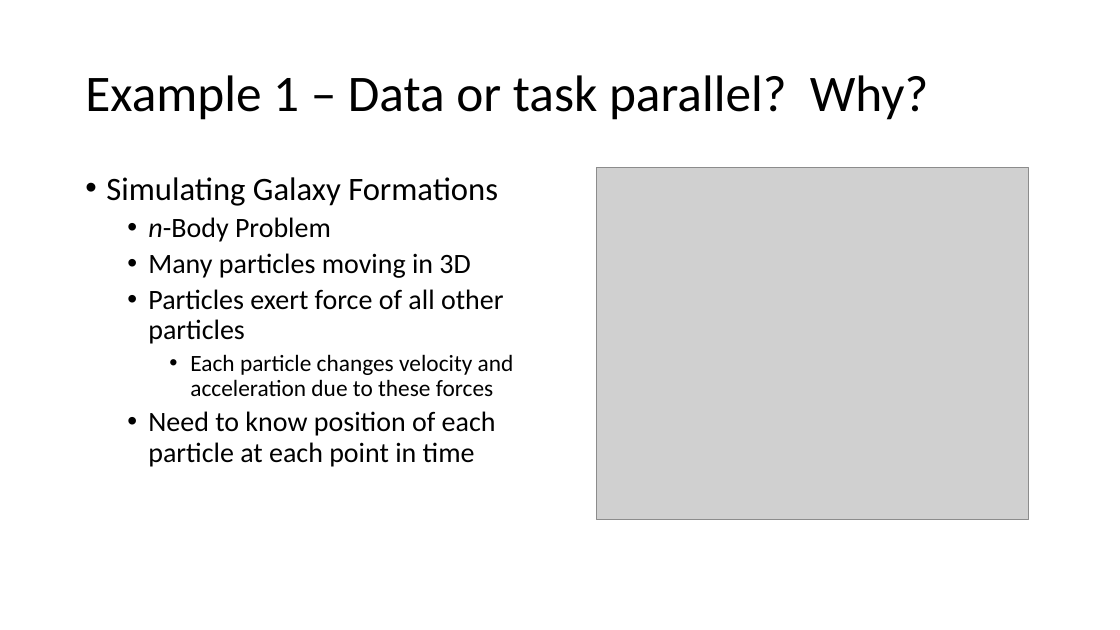
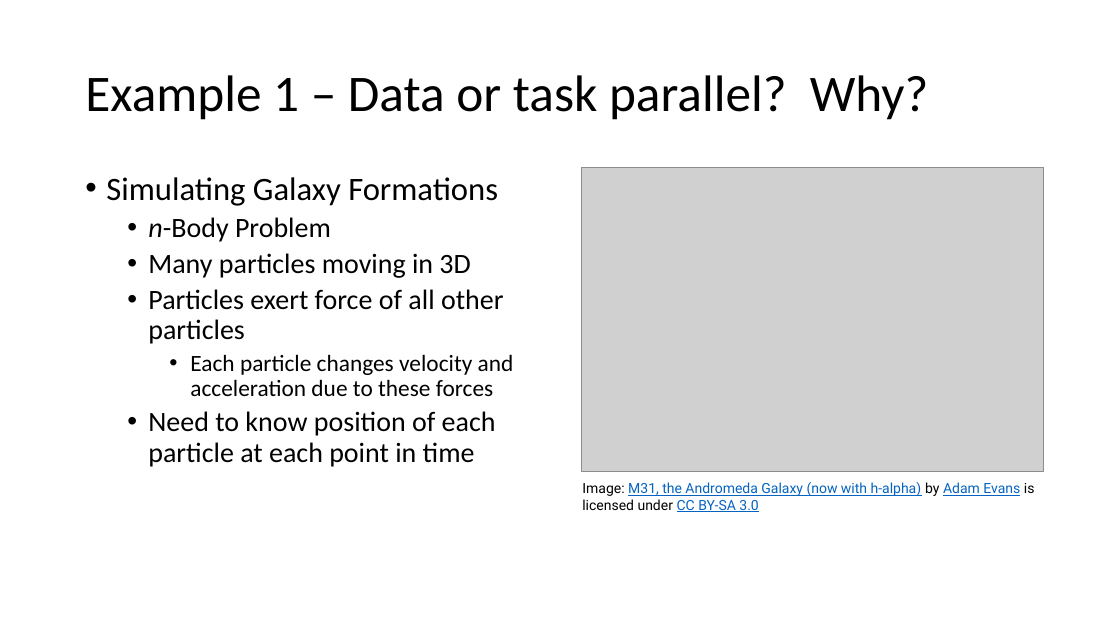
Before and after one commit to shodor-education/petascale-semester-curriculum, a slide deck: slide 6 of units/2/lessons/1/resources/petascale-lesson-2.1-slides.pptx. Drawn at 1120x630 pixels with LibreOffice and Linux fonts; fonts in the diff are those of the drawing; grey boxes stand for pictures. Boxes give left, top, right and bottom in pixels: in the first picture for what was removed or moved away, otherwise in the second. Text is boxed around its words. In the diff, an @@ line names an element or a change of style, - is before the commit and + after.

Commit message:
Replace image with CC version

```diff
--- a/units/2/lessons/1/resources/petascale-lesson-2.1-slides.pptx
+++ b/units/2/lessons/1/resources/petascale-lesson-2.1-slides.pptx
@@ picture: place and size @@
-picture at [597,168,1029,520]
+picture at [581,168,1043,471]
@@ text added at [582,482,1035,512], 12 pt, text #0563C1, underline @@
+Image: M31, the Andromeda Galaxy (now with h-alpha) by Adam Evans is licensed under CC BY-SA 3.0
```
